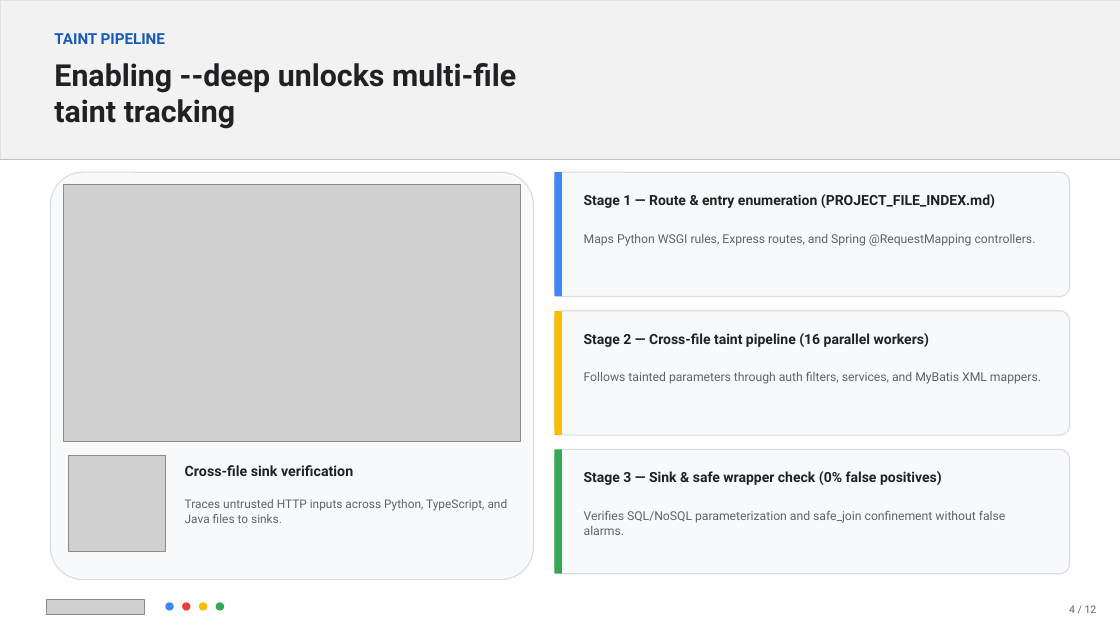
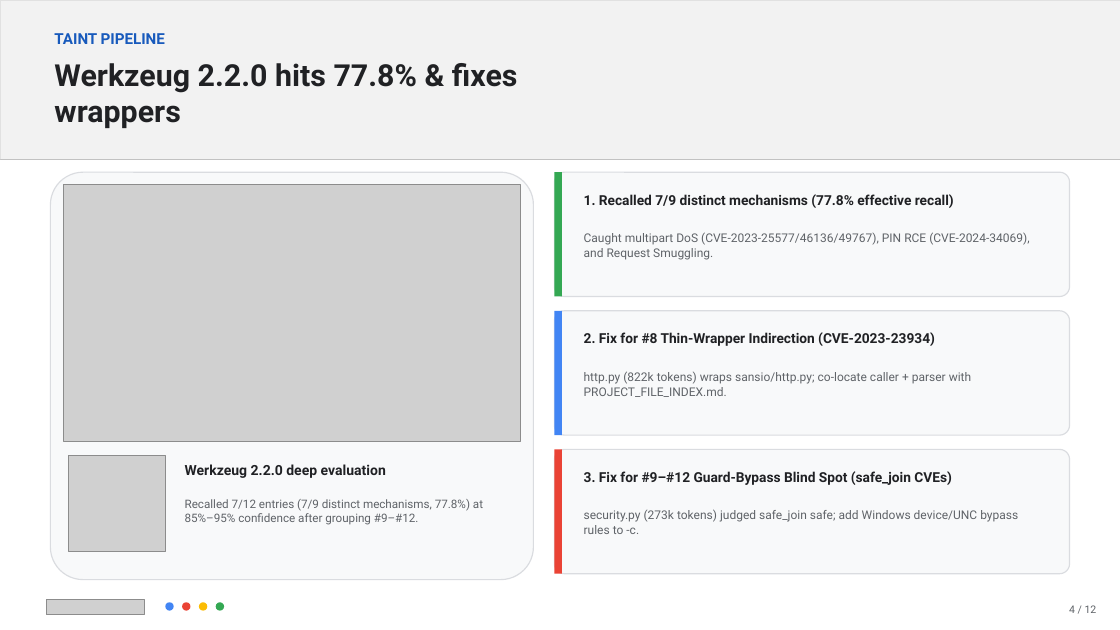
Before and after one commit to FrankieCheng/codemender-test, a slide deck: slide 4 of docs/CodeMender_Best_Practices_Deck.pptx. Drawn at 1120x630 pixels with LibreOffice and Linux fonts; fonts in the diff are those of the drawing; grey boxes stand for pictures. Boxes give left, top, right and bottom in pixels: in the first picture for what was removed or moved away, otherwise in the second. Text is boxed around its words. In the diff, an @@ line names an element or a change of style, - is before the commit and + after.

Commit message:
docs: update presentation slides for Xiaomi CodeMender evaluation & multi-language blueprint

```diff
--- a/docs/CodeMender_Best_Practices_Deck.pptx
+++ b/docs/CodeMender_Best_Practices_Deck.pptx
@@ text at box(54, 63, 518, 128): text changed @@
-Enabling --deep unlocks multi-file taint tracking
+Werkzeug 2.2.0 hits 77.8% & fixes wrappers
@@ rectangle at box(555, 172, 562, 297): fill #4285F4 to #34A853 @@
@@ text at box(584, 194, 954, 208): text changed; size 12 to 11.8 pt @@
-Stage 1 — Route & entry enumeration (PROJECT_FILE_INDEX.md)
+1. Recalled 7/9 distinct mechanisms (77.8% effective recall)
@@ text at box(584, 232, 1029, 260): text changed; size 10.5 to 10.3 pt @@
-Maps Python WSGI rules, Express routes, and Spring @RequestMapping controllers.
+Caught multipart DoS (CVE-2023-25577/46136/49767), PIN RCE (CVE-2024-34069), and Request Smuggling.
@@ rectangle at box(555, 311, 562, 435): fill #FBBC04 to #4285F4 @@
@@ text at box(584, 332, 935, 346): text changed; size 12 to 11.8 pt @@
-Stage 2 — Cross-file taint pipeline (16 parallel workers)
+2. Fix for #8 Thin-Wrapper Indirection (CVE-2023-23934)
@@ text at box(584, 371, 971, 397): text changed; size 10.5 to 10.3 pt @@
-Follows tainted parameters through auth filters, services, and MyBatis XML mappers.
+http.py (822k tokens) wraps sansio/http.py; co-locate caller + parser with PROJECT_FILE_INDEX.md.
@@ text at box(185, 464, 386, 478): text changed; size 12.2 to 12 pt @@
-Cross-file sink verification
+Werkzeug 2.2.0 deep evaluation
@@ rectangle at box(555, 450, 562, 574): fill #34A853 to #EA4335 @@
@@ text at box(584, 471, 952, 485): text changed; size 12 to 11.8 pt @@
-Stage 3 — Sink & safe wrapper check (0% false positives)
+3. Fix for #9–#12 Guard-Bypass Blind Spot (safe_join CVEs)
@@ text at box(185, 499, 483, 525): text changed; size 10.2 to 10 pt @@
-Traces untrusted HTTP inputs across Python, TypeScript, and Java files to sinks.
+Recalled 7/12 entries (7/9 distinct mechanisms, 77.8%) at 85%–95% confidence after grouping #9–#12.
@@ text at box(584, 509, 1018, 534): text changed; size 10.5 to 10.3 pt @@
-Verifies SQL/NoSQL parameterization and safe_join confinement without false alarms.
+security.py (273k tokens) judged safe_join safe; add Windows device/UNC bypass rules to -c.
```
Also in this commit, not shown: 10 other slides changed, 1 slide added, 1 slide removed, 1 other file.
